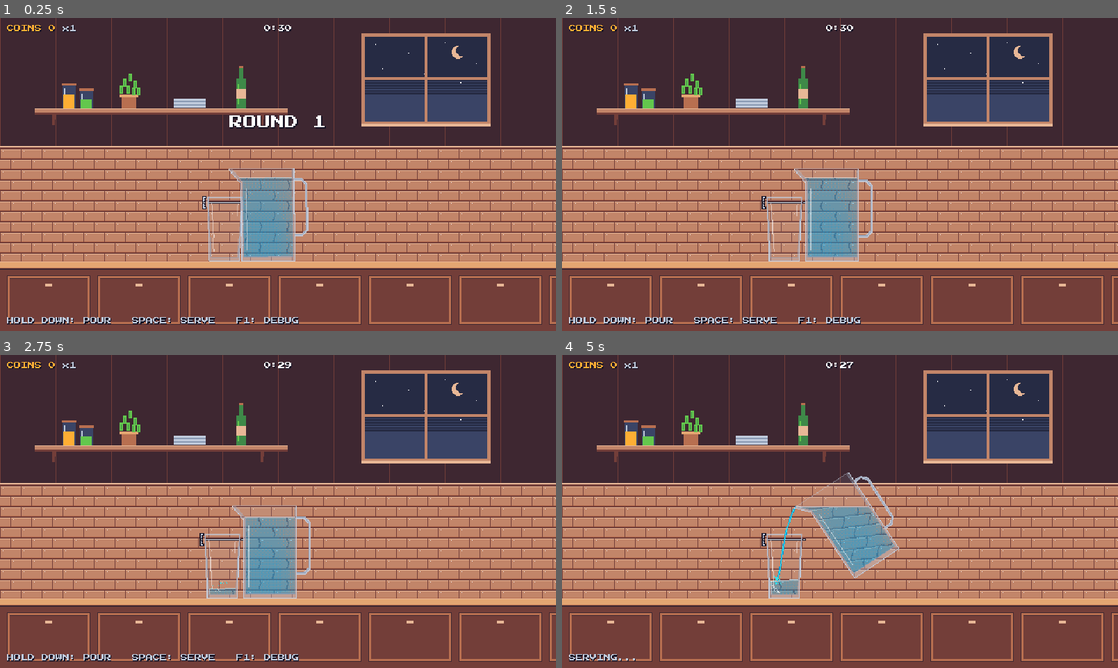
Above: before the commit, frames 1-4 (two rows, left to right).
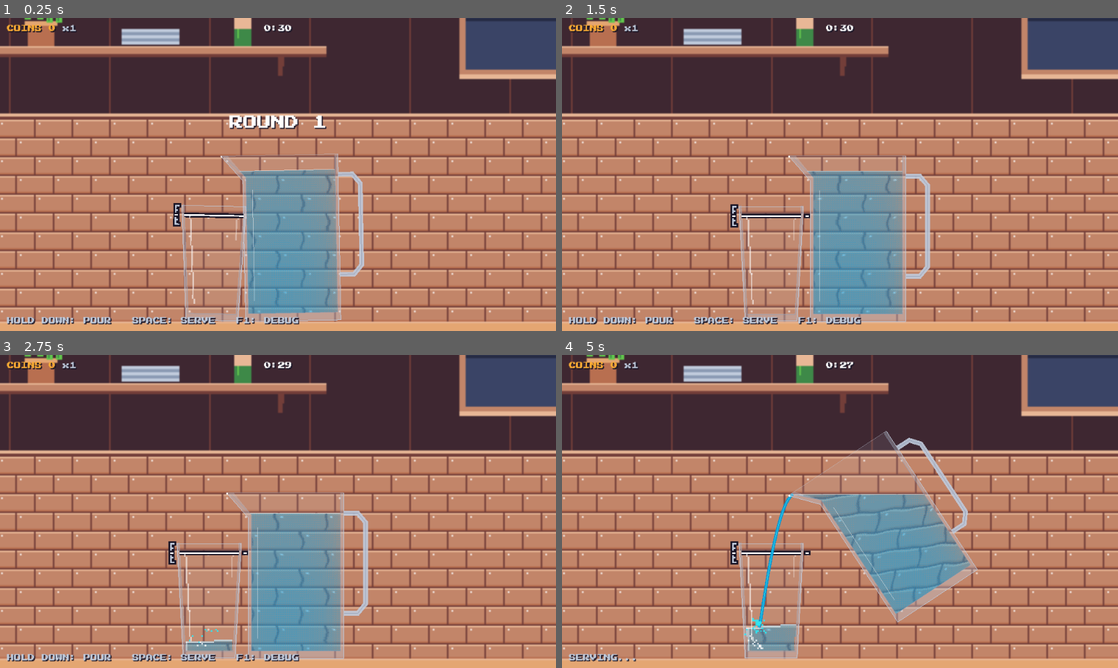
Above: after the commit, the same moments.

Repository: mihai-molnar/pour-game
Game: Godot game, scene res://main.tscn
Two runs of this game, one before a commit and one after it. Both use one fixed random seed, a clock stepped at 60 frames per second and the inputs below.
Inputs:
- Up to frame 1 (0.25 s): no input
- Up to frame 2 (1.5 s): tap Space at 0.77 s; hold Down from 1.28 s (still down)
- Up to frame 3 (2.75 s): tap Space at 1.52 s; release Down at 2.03 s
- Up to frame 4 (5 s): tap Space at 3.02, 3.77, 4.52 s; hold Down from 3.53 s (still down)

The runs differ from the first frame. In frame 1, 60% of the frame differs, in the area x 0-100%, y 0-100%; in frame 2, 61%; in frame 3, 61%; in frame 4, 62%.

Commit message:
feat: smooth canvas_items rendering and a closer camera
Co-Authored-By: Claude Opus 5.5 <noreply@anthropic.com>

Diff:
--- a/main.gd
+++ b/main.gd
@@ -17,13 +17,19 @@
 enum Phase { INTRO, PLAYING, LAST_CALL, SUMMARY }
 
 const GLASS_POS := Vector2(256, 280)
+## The static camera: the world point at the screen centre, and how much closer
+## than 1:1 it shows the 640x360 world.
+const CAMERA_CENTER := Vector2(300, 186)
+const CAMERA_ZOOM := 1.8
+const SCREEN_SIZE := Vector2(640, 360)
 const INTRO_TIME := 1.5
 ## The last-call glass vanishes this long before the summary appears, so its popup reads.
 const SUMMARY_DELAY := 0.35
 const LAST_CALL_IDLE := 3.0
 ## A glass counts as touched once it holds this share of its capacity; less can't be served.
 const ACTIVE_SHARE := 0.01
-const POPUP_POS := Vector2(256, 148)
+## Result popups float this far above the glass's rim (world px).
+const POPUP_ABOVE_RIM := 14.0
 const AUTOPLAY_SUMMARY_WAIT := 1.5
 const HINT := "HOLD DOWN: POUR   SPACE: SERVE   F1: DEBUG"
 
@@ -33,6 +39,7 @@
 @onready var effects: Effects = $Effects
 @onready var hud: Hud = $Hud
 @onready var summary: RoundSummary = $RoundSummary
+@onready var camera: Camera2D = $Camera
 
 ## When true, _physics_process does nothing and a check script drives tick().
 var manual := false
@@ -62,6 +69,8 @@
 
 
 func _ready() -> void:
+	camera.position = CAMERA_CENTER
+	camera.zoom = Vector2.ONE * CAMERA_ZOOM
 	summary.next_pressed.connect(next_round)
 	glass.landed.connect(_on_landed)
 	pourer.landed.connect(_on_landed)
@@ -131,6 +140,17 @@
 	return owned[GameState.rng.randi_range(0, owned.size() - 1)]
 
 
+## The world rect the camera shows.
+static func view_rect() -> Rect2:
+	var size := SCREEN_SIZE / CAMERA_ZOOM
+	return Rect2(CAMERA_CENTER - size * 0.5, size)
+
+
+## A world point in HUD (screen) coordinates, through the static camera.
+func world_to_hud(p: Vector2) -> Vector2:
+	return (p - CAMERA_CENTER) * CAMERA_ZOOM + SCREEN_SIZE * 0.5
+
+
 func is_swapping() -> bool:
 	return glass.is_arriving() or pourer.is_arriving()
 
@@ -251,7 +271,7 @@
 	round_stats.best_mult = maxf(round_stats.best_mult, Scoring.multiplier(streak, GameState.stats))
 	round_stats.coins += r.coins
 	GameState.coins += r.coins
-	hud.popup(r, POPUP_POS)
+	hud.popup(r, world_to_hud(Vector2(GLASS_POS.x, glass.rim_y_world() - POPUP_ABOVE_RIM)))
 	effects.puff(glass.center_global())
 	if phase == Phase.LAST_CALL:
 		glass.vanish()
--- a/main.tscn
+++ b/main.tscn
@@ -38,6 +38,10 @@
 texture = ExtResource("2_bg")
 centered = false
 
+[node name="Camera" type="Camera2D" parent="."]
+position = Vector2(300, 186)
+zoom = Vector2(1.8, 1.8)
+
 [node name="Glass" type="Node2D" parent="."]
 position = Vector2(256, 280)
 script = ExtResource("3_glass")
--- a/project.godot
+++ b/project.godot
@@ -25,12 +25,11 @@
 window/size/mode=2
 window/size/window_width_override=1280
 window/size/window_height_override=720
-window/stretch/mode="viewport"
-window/stretch/scale_mode="integer"
+window/stretch/mode="canvas_items"
+window/stretch/aspect="keep"
 
 [rendering]
 
-textures/canvas_textures/default_texture_filter=0
+textures/canvas_textures/default_texture_filter=1
+anti_aliasing/quality/msaa_2d=2
 environment/defaults/default_clear_color=Color(0.0941176, 0.0784314, 0.145098, 1)
-2d/snap/snap_2d_transforms_to_pixel=true
-2d/snap/snap_2d_vertices_to_pixel=true
--- /dev/null
+++ b/tools/checks/check_view.gd
@@ -0,0 +1,54 @@
+extends CheckBase
+## Checks the camera framing: arriving vessels start off-screen, every vessel
+## fits the view at rest and at its common pouring tilts (clear of the HUD row
+## unless tipped far), the counter edge shows, and world points map onto the
+## screen. Run:
+##   "$GODOT" --headless --path . --quit-after 900 --script res://tools/run_check.gd -- --check=view
+
+## Vessels stay this far inside the view (world px).
+const MARGIN := 2.0
+## The HUD's top row (screen px); only a pourer tipped past HUD_TILT may reach into it.
+const HUD_ROW := 22.0
+const HUD_TILT := 60.0
+
+
+func run() -> void:
+	var main: Main = load("res://main.tscn").instantiate()
+	add_child(main)
+	main.manual = true
+	var view := Main.view_rect()
+	near(view.size.x, 640.0 / Main.CAMERA_ZOOM, "view width follows the zoom", 0.01)
+	near(view.get_center().x, Main.CAMERA_CENTER.x, "the view is centred on the camera", 0.01)
+	var camera: Camera2D = main.get_node("Camera")
+	eq([camera.position, camera.zoom], [Main.CAMERA_CENTER, Vector2.ONE * Main.CAMERA_ZOOM], "the camera node matches the constants")
+	expect(Glass.OFFSCREEN_X + 26.0 < view.position.x, "an arriving glass starts fully left of the view")
+	expect(Pourer.OFFSCREEN_X - 25.0 > view.end.x, "an arriving pourer starts fully right of the view")
+	expect(view.end.y >= 286.0, "the counter's front edge is in view (bottom %.1f)" % view.end.y)
+
+	var inner := view.grow(-MARGIN)
+	var below_hud := inner
+	below_hud.position.y = view.position.y + HUD_ROW / Main.CAMERA_ZOOM
+	below_hud.size.y = inner.end.y - below_hud.position.y
+	for d: DrinkDef in [GameState.WATER, GameState.ROUND_UNLOCKS[2]]:
+		var glass_box := _box(Transform2D(0.0, Main.GLASS_POS) * d.glass_outer)
+		expect(below_hud.encloses(glass_box), "%s glass fits below the HUD row (%s)" % [d.id, glass_box])
+		var lip := Main.GLASS_POS + d.pourer_offset
+		var max_tilt := 85.0 if d.refill_style == DrinkDef.RefillStyle.IN_PLACE else 35.0
+		var tilt := 0.0
+		while tilt <= max_tilt:
+			var shape := d.pourer_outer + d.pourer_handle
+			var box := _box(Transform2D(-deg_to_rad(d.pourer_rest_deg + tilt), lip) * shape)
+			var room := inner if tilt > HUD_TILT else below_hud
+			expect(room.encloses(box), "%s pourer at tilt %d fits (%s in %s)" % [d.id, tilt, box, room])
+			tilt += 5.0
+
+	near(main.world_to_hud(Main.CAMERA_CENTER).distance_to(Vector2(320, 180)), 0.0, "the camera centre is the screen centre", 0.01)
+	var rim := main.world_to_hud(Vector2(256, 206))
+	expect(Rect2(0, 0, 640, 360).has_point(rim), "the glass rim maps onto the screen (%s)" % rim)
+
+
+func _box(p: PackedVector2Array) -> Rect2:
+	var r := Rect2(p[0], Vector2.ZERO)
+	for q in p:
+		r = r.expand(q)
+	return r
